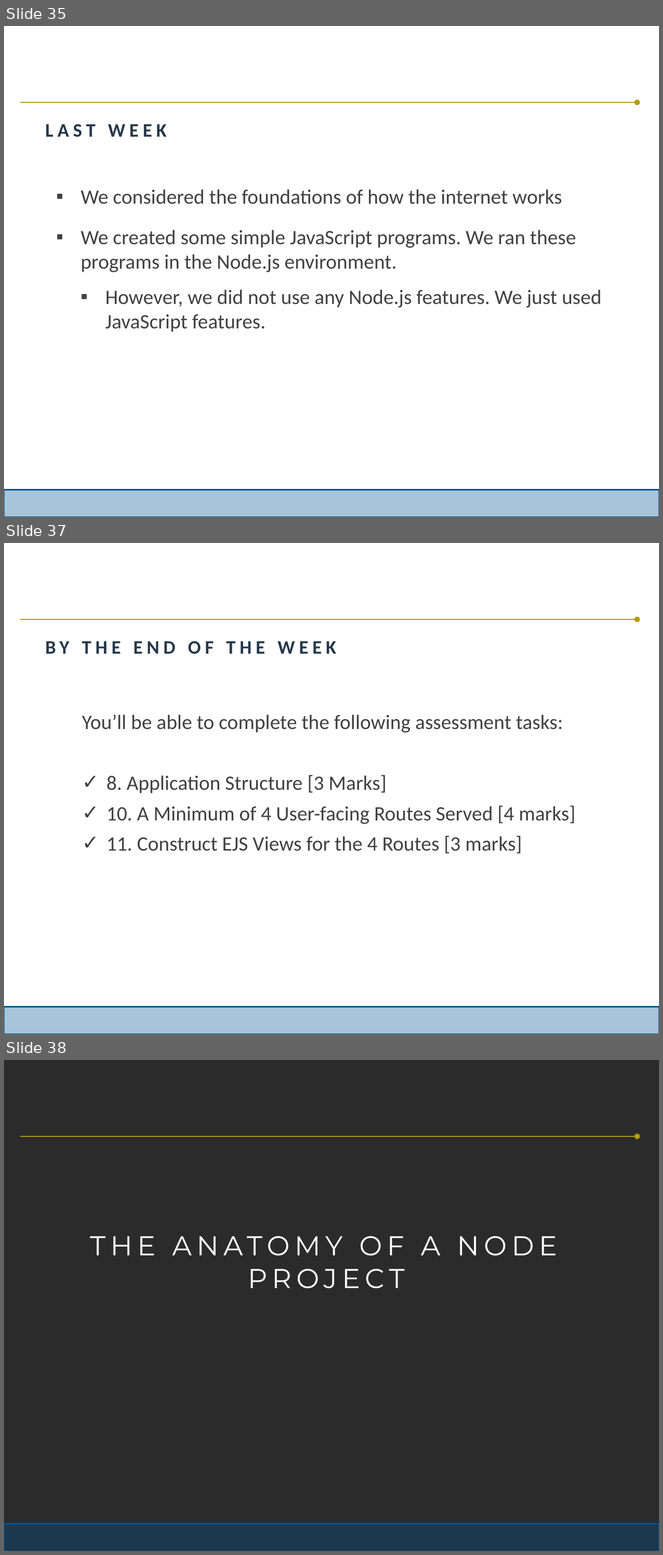
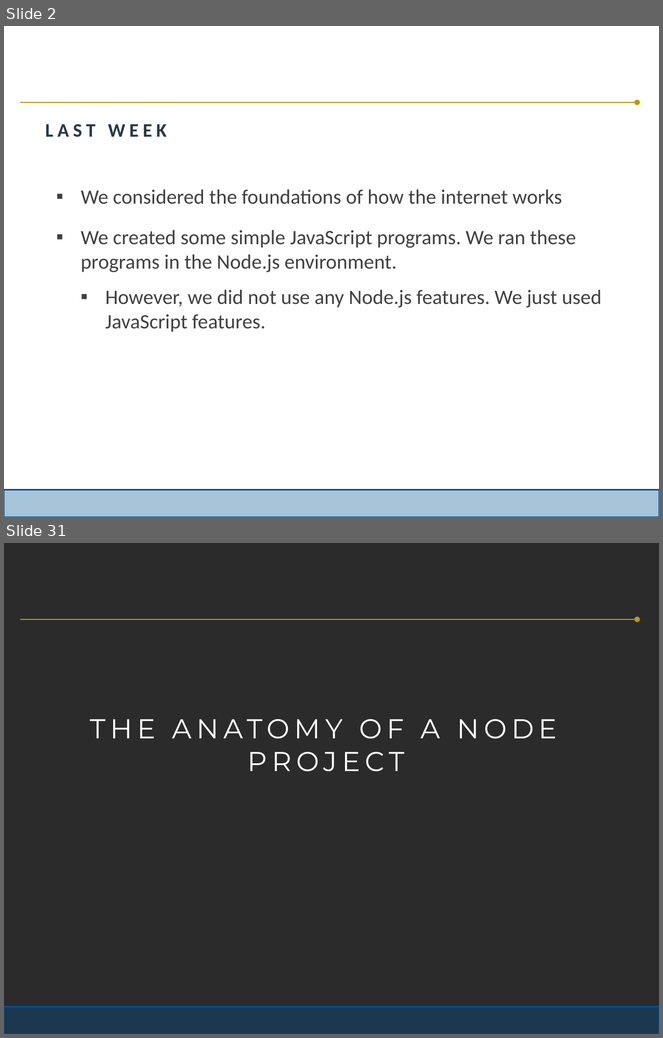
Before and after one commit to joeappleton18/WEB-AND-DATABASE-SYSTEMS, a slide deck: week-8/lecture/lecture.pptx. Shown one above the other, each under a label of ours: slides 35, 37 and 38 before the commit, slides 2 and 31 after it; the slides between them are not shown. The pictures are 663x1555 and 663x1038 pixels, drawn with LibreOffice and Linux fonts; fonts in the diff are those of the drawing; background and template pictures are left out; a plain dark background stands for a picture behind light text. Boxes give left, top, right and bottom in pixels: in the first picture for what was removed or moved away, otherwise in the second. Text is boxed around its words. In the diff, an @@ line names an element or a change of style, - is before the commit and + after.

```diff
--- a/week-8/lecture/lecture.pptx
+++ b/week-8/lecture/lecture.pptx
@@ slide 37 removed at box(4, 543, 659, 1034), background #FFFFFF; not listed: 3 template elements that a slide beside it also shows @@
@@ title removed at box(45, 641, 336, 654) @@
-BY THE END OF THE WEEK
@@ text removed at box(82, 715, 575, 854) @@
-  You’ll be able to complete the following assessment tasks:
-  ✓ 8. Application Structure [3 Marks]
-  ✓ 10. A Minimum of 4 User-facing Routes Served [4 marks]
-  ✓ 11. Construct EJS Views for the 4 Routes [3 marks]
@@ what was slide 35 is now slide 2 @@
@@ what was slide 38 is now slide 31 @@
```
Also in this commit, not shown: 19 slides changed, 6 other slides removed.
